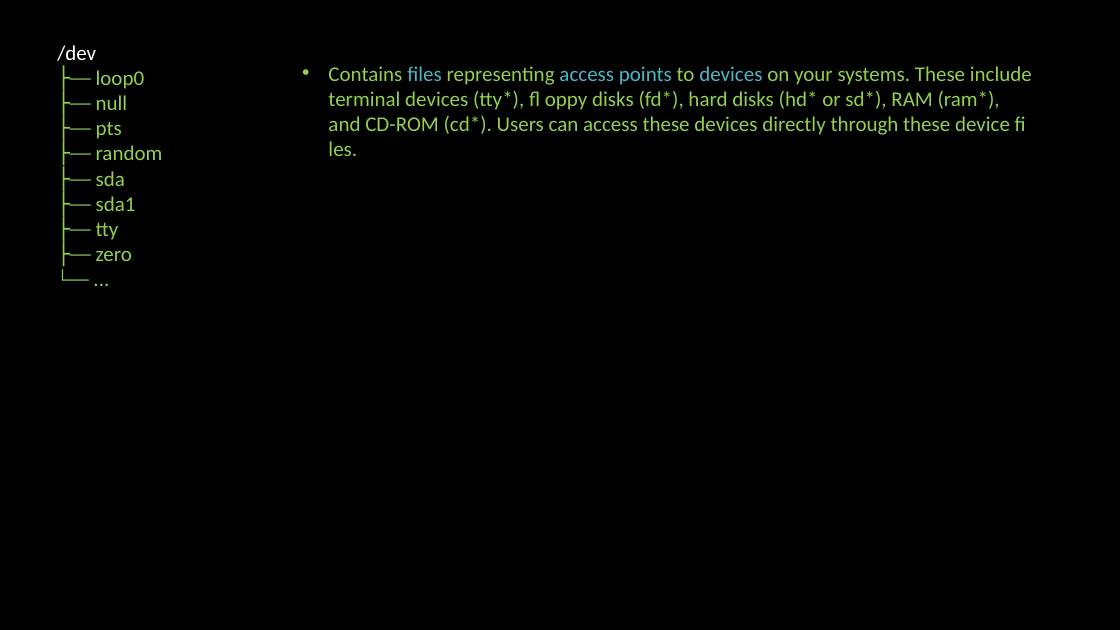
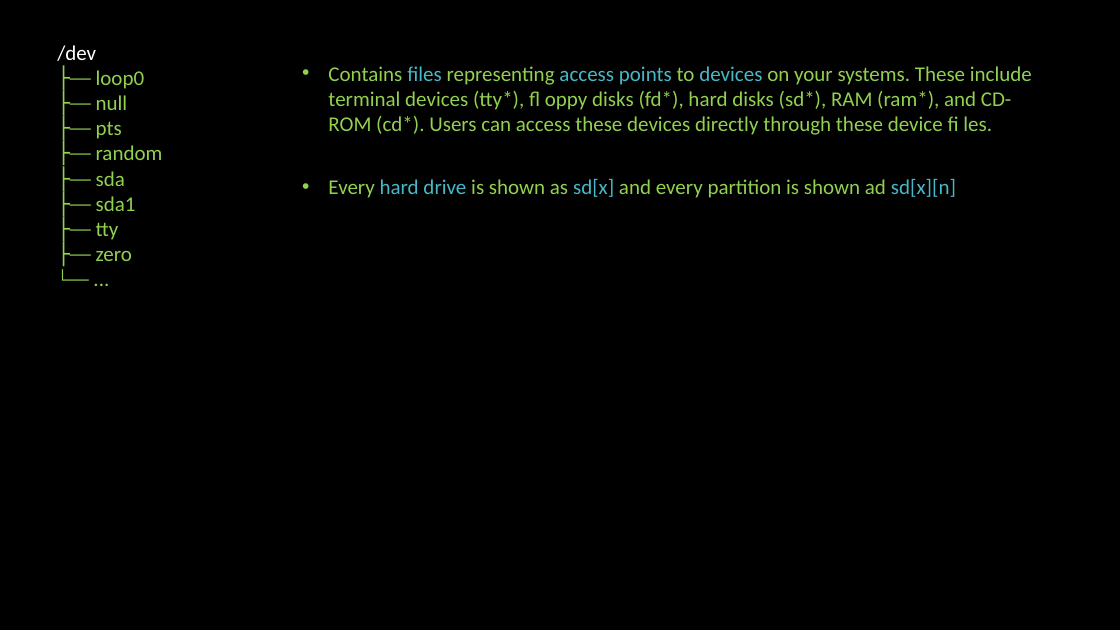
Before and after one commit to linuxfestival/introduction-to-linux-resources, a slide deck: slide 37 of PowerPoint/amirkabir_linux_festival.pptx. Drawn at 1120x630 pixels with LibreOffice and Linux fonts; fonts in the diff are those of the drawing. Boxes give left, top, right and bottom in pixels: in the first picture for what was removed or moved away, otherwise in the second. Text is boxed around its words. In the diff, an @@ line names an element or a change of style, - is before the commit and + after.

```diff
--- a/PowerPoint/amirkabir_linux_festival.pptx
+++ b/PowerPoint/amirkabir_linux_festival.pptx
@@ text at (328,66,1032,135): text changed @@
-• Contains ﬁles representing access points to devices on your systems. These include terminal devices (tty*), ﬂ oppy disks (fd*), hard disks (hd* or sd*), RAM (ram*), and CD-ROM (cd*). Users can access these devices directly through these device ﬁ les.
+• Contains ﬁles representing access points to devices on your systems. These include terminal devices (tty*), ﬂ oppy disks (fd*), hard disks (sd*), RAM (ram*), and CD-ROM (cd*). Users can access these devices directly through these device ﬁ les.
@@ text added at (328,179,956,198), 18 pt, text #92D050 @@
+• Every hard drive is shown as sd[x] and every partition is shown ad sd[x][n]
```
Also in this commit, not shown: 2 slides added.
